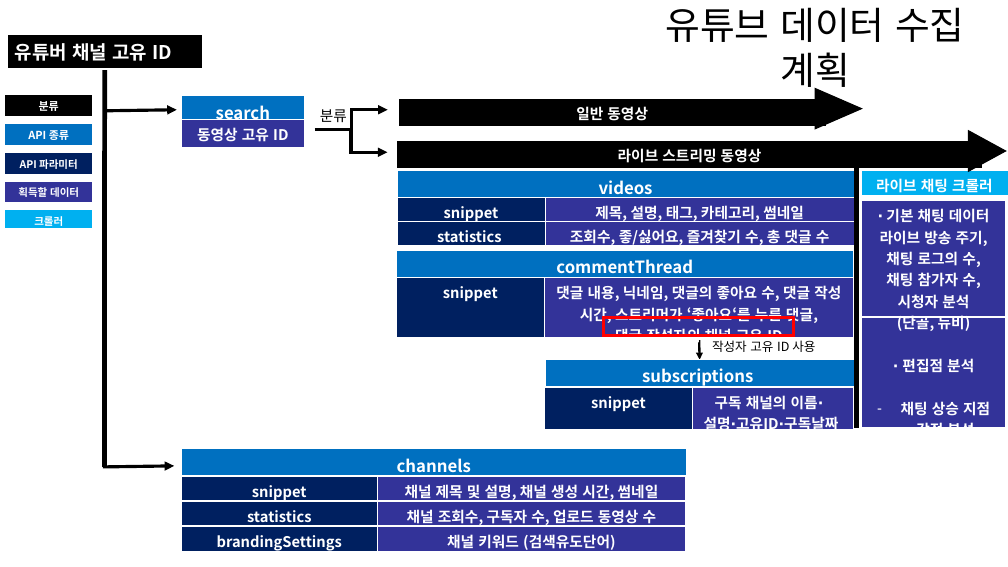
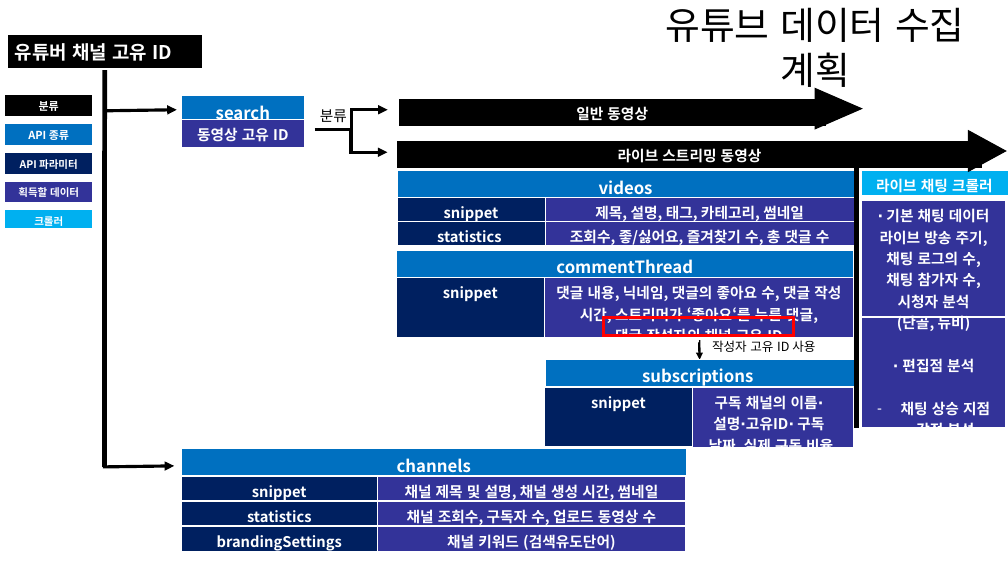
Before and after one commit to chanuuuuu/OnAD_project, a slide deck: slide 1 of docs/5_데이터획득계획서/유튜브데이터수집방안.pptx. Drawn at 1008x567 pixels with LibreOffice and Linux fonts; fonts in the diff are those of the drawing. Boxes give left, top, right and bottom in pixels: in the first picture for what was removed or moved away, otherwise in the second. Text is boxed around its words. In the diff, an @@ line names an element or a change of style, - is before the commit and + after.

```diff
--- a/docs/5_데이터획득계획서/유튜브데이터수집방안.pptx
+++ b/docs/5_데이터획득계획서/유튜브데이터수집방안.pptx
@@ table: place and size @@
-table at box(544, 388, 693, 430)
+table at box(544, 388, 693, 448)
@@ table at box(693, 387, 854, 451) @@
-row 1, column 1: 구독 채널의 이름∙ 설명∙고유ID∙구독날짜
+row 1, column 1: 구독 채널의 이름∙ 설명∙고유ID∙ 구독 날짜, 실제 구독 비율
```
Also in this commit, not shown: 5 other files.
